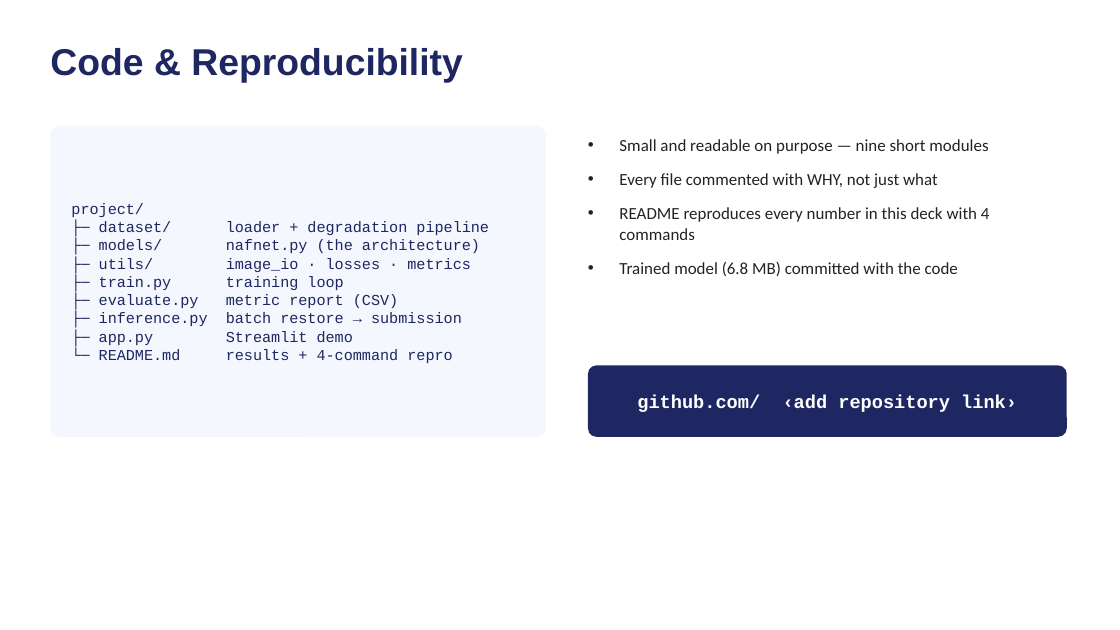
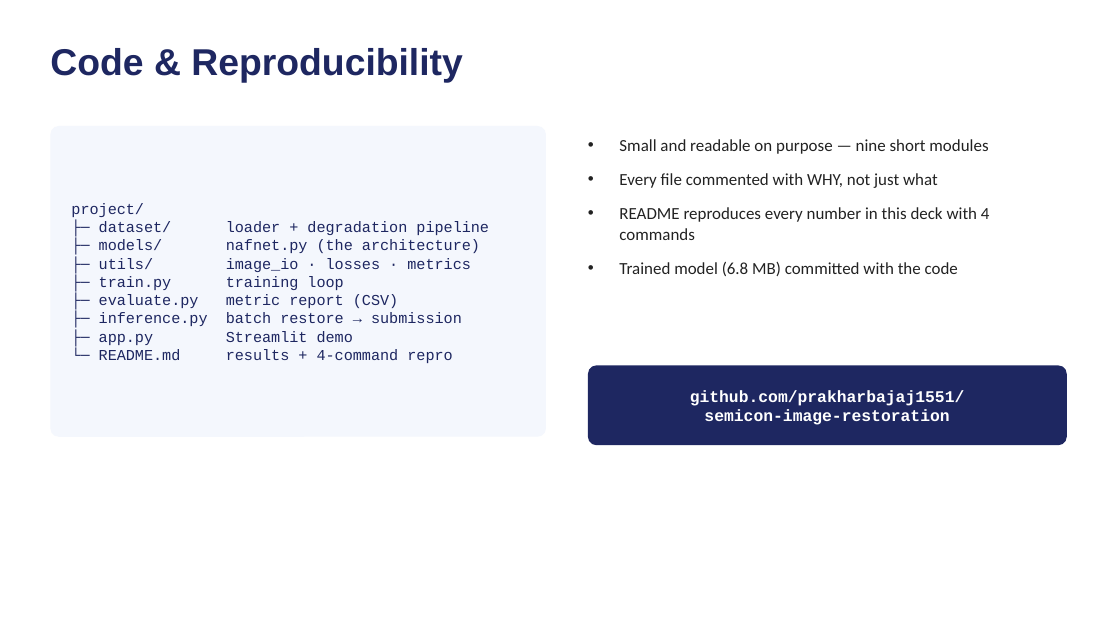
Before and after one commit to prakharbajaj1551/semicon-image-restoration, a slide deck: slide 8 of BYTE_BRIGADE_SEMICON2026.pptx. Drawn at 1120x630 pixels with LibreOffice and Linux fonts; fonts in the diff are those of the drawing. Boxes give left, top, right and bottom in pixels: in the first picture for what was removed or moved away, otherwise in the second. Text is boxed around its words. In the diff, an @@ line names an element or a change of style, - is before the commit and + after.

```diff
--- a/BYTE_BRIGADE_SEMICON2026.pptx
+++ b/BYTE_BRIGADE_SEMICON2026.pptx
@@ rounded rectangle "github.com/prakharbajaj1551/": place and size @@
-rounded rectangle "github.com/prakharbajaj1551/" at bbox=[588, 365, 1067, 437]
+rounded rectangle "github.com/prakharbajaj1551/" at bbox=[588, 365, 1067, 445]
@@ rounded rectangle "github.com/prakharbajaj1551/" at bbox=[588, 365, 1067, 445]: proportions changed @@
@@ text in rounded rectangle at bbox=[690, 390, 965, 425]: text changed; size 16 to 14 pt @@
-github.com/ ‹add repository link›
+github.com/prakharbajaj1551/
+semicon-image-restoration
```
Also in this commit, not shown: 2 other files.
